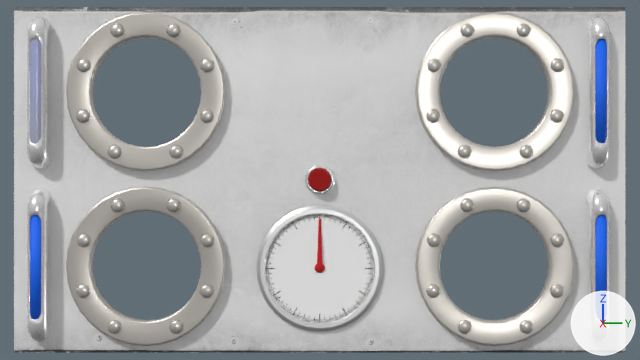
What one commit did to the Blender file BLENDER/overlay.blend.
Before and after are seen from the file's camera 'CAM_Camera'. Every picture has the same lights, and +X, +Y and +Z are marked at lower right.

Names of what the first picture shows: 'MSH_ClockBG', 'MSH_ClockEdge', 'MSH_Fond', 'MSH_Hublots', 'MSH_OxygenMeter_Glass', 'MSH_OxygenMeter_P2', 'MSH_OxygenMeter_P3', 'MSH_OxygenMeter_P4', 'MSH_OxygenPipe'.
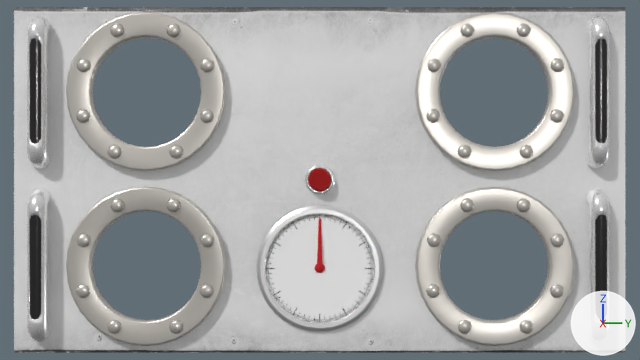
What differs and where, as boxes (x1, y1, x2, y2) in the pictures (640 x 360 px):
'MSH_OxygenMeter_Glass', surface changed, modifiers changed (4717% wider, 166% taller): before (30, 39, 41, 144); after (30, 39, 607, 320)
'MSH_OxygenMeter_P4', unchanged, covered by the edit: before (596, 215, 607, 320)
'MSH_OxygenMeter_P3', unchanged, covered by the edit: before (30, 215, 41, 319)
'MSH_OxygenMeter_P2', unchanged, covered by the edit: before (596, 39, 607, 143)

The change, as a list of edits to the scene's bpy script:
```text
Add img_tx_oxygenmeterglass_base_png:
    img_tx_oxygenmeterglass_base_png = load_image('TX_OxygenMeterGlass_Base.png', 'Textures/TX_OxygenMeterGlass_Base.png', 1024, 1024, 'sRGB')
Change mat_mat_oxygenmeterglass:
    remove mat_mat_oxygenmeterglass.base_color = (0.774, 0.774, 0.774)  # light grey #e4e4e4
    mat_mat_oxygenmeterglass.alpha: 0.517 -> 1.0
    add mat_mat_oxygenmeterglass.texture = img_tx_oxygenmeterglass_base_png
    mat_mat_oxygenmeterglass.roughness: 0.183 -> 0.175
    mat_mat_oxygenmeterglass.specular_ior_level: 0.833 -> 0.842
Change ob_msh_oxygenmeter_glass:
    add _m = ob_msh_oxygenmeter_glass.modifiers.new('Array', 'ARRAY')
    add _m.constant_offset_displace = (0.0, 0.0, 0.0)
    add _m.relative_offset_displace = (0.0, 44.02, 0.0)
    add _m = ob_msh_oxygenmeter_glass.modifiers.new('Array.001', 'ARRAY')
    add _m.constant_offset_displace = (0.0, 0.0, 0.0)
    add _m.relative_offset_displace = (0.0, 0.0, -1.633)
```
